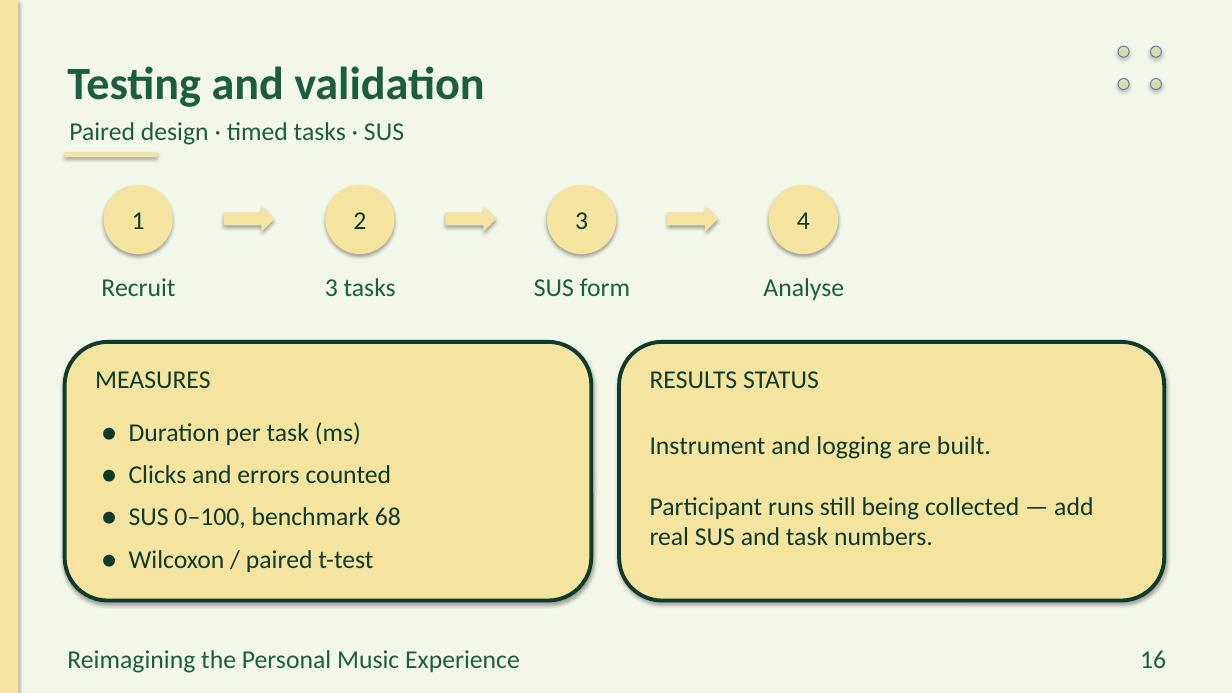
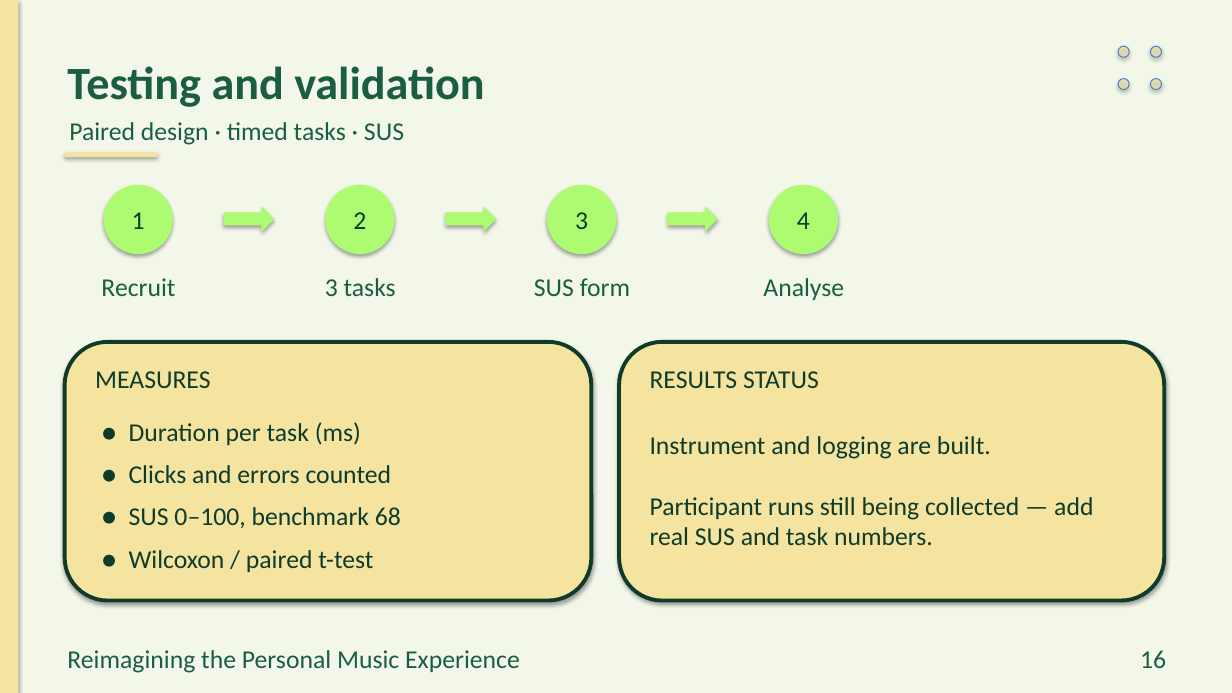
Before and after one commit to preet-kamdar/design-thinking-sem3, a slide deck: slide 16 of docs/Presentation.pptx. Drawn at 1232x693 pixels with LibreOffice and Linux fonts; fonts in the diff are those of the drawing. Boxes give left, top, right and bottom in pixels: in the first picture for what was removed or moved away, otherwise in the second. Text is boxed around its words. In the diff, an @@ line names an element or a change of style, - is before the commit and + after.

Commit message:
Make slide 16 step badges green and align slide 17 badges to blue

```diff
--- a/docs/Presentation.pptx
+++ b/docs/Presentation.pptx
@@ fill #F5E3A0 to #ADFB70 in 7 elements at box(104, 185, 173, 254), box(224, 206, 274, 232), box(325, 185, 395, 254), box(445, 206, 496, 232), box(547, 185, 616, 254), box(667, 206, 718, 232), box(769, 185, 838, 254) @@
```
Also in this commit, not shown: 1 other slide changed, 1 other file.
